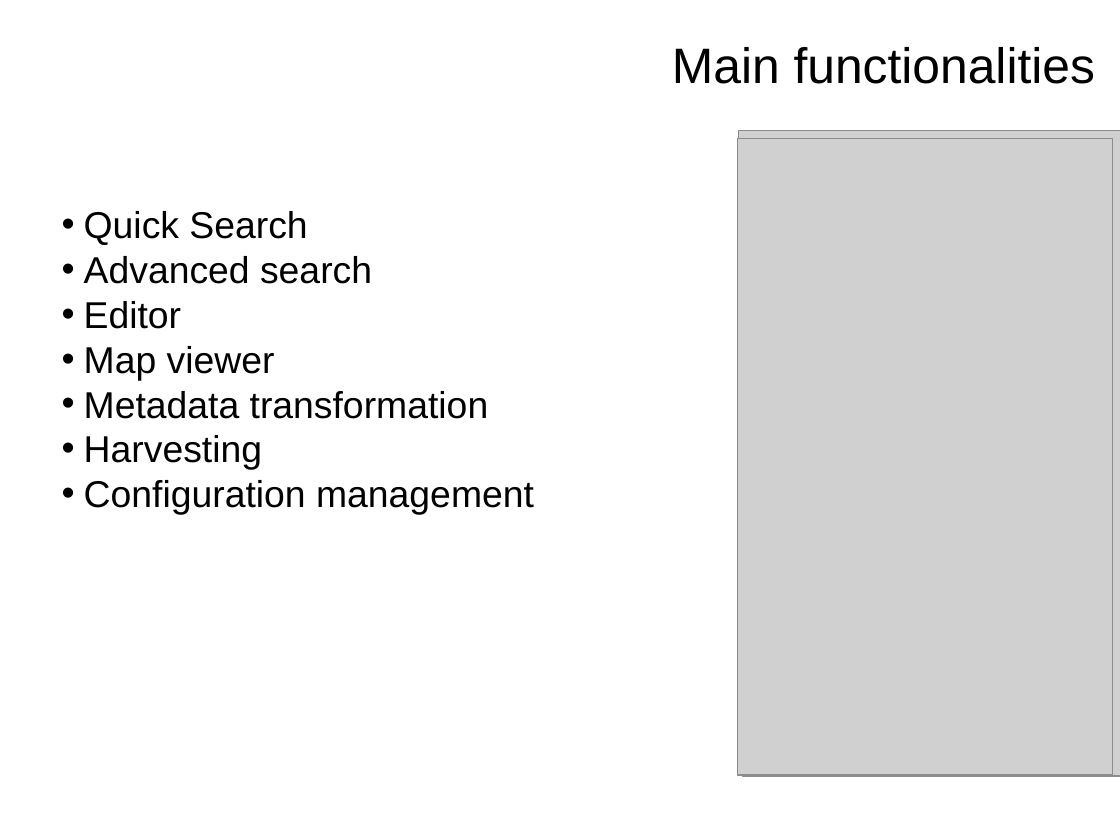
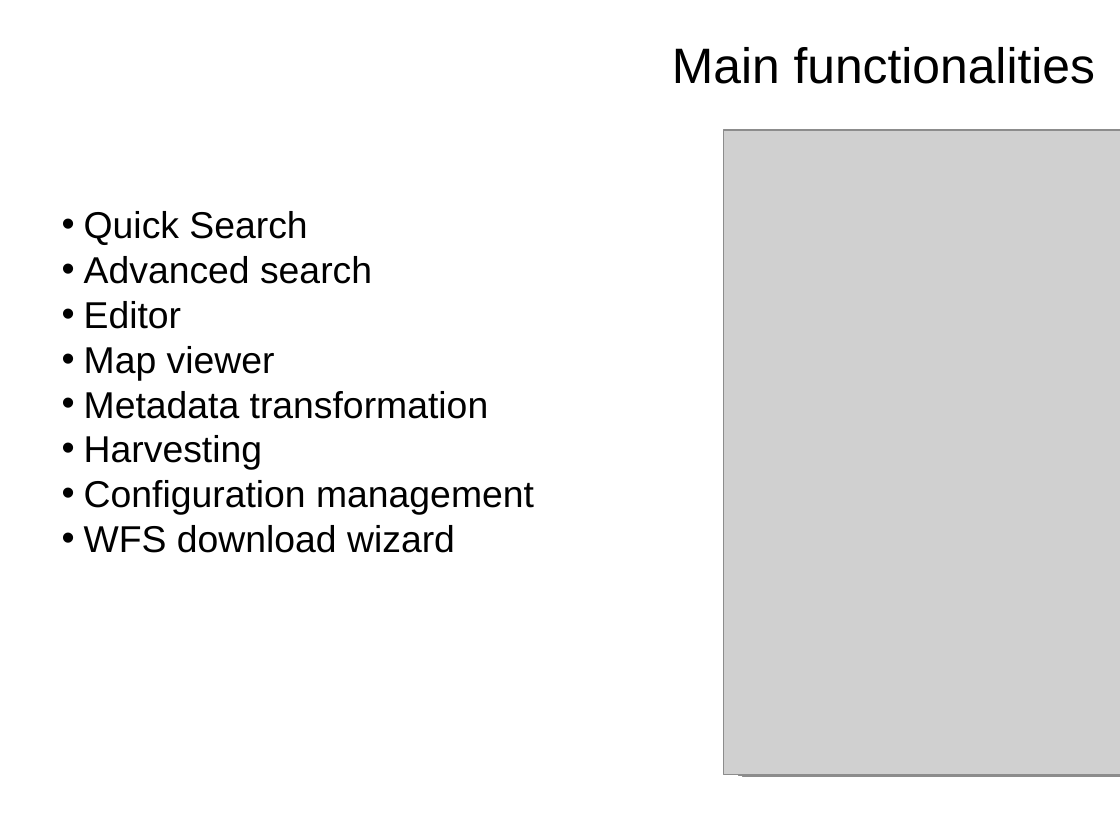
Before and after one commit to pvgenuchten/pvgenuchten.github.io, a slide deck: slide 5 of presentations/2017/inspire/ngr-inspire-2017.pptx. Drawn at 1120x840 pixels with LibreOffice and Linux fonts; fonts in the diff are those of the drawing; grey boxes stand for pictures; background and template pictures are left out. Boxes give left, top, right and bottom in pixels: in the first picture for what was removed or moved away, otherwise in the second. Text is boxed around its words. In the diff, an @@ line names an element or a change of style, - is before the commit and + after.

Commit message:
new version with download wizard

```diff
--- a/presentations/2017/inspire/ngr-inspire-2017.pptx
+++ b/presentations/2017/inspire/ngr-inspire-2017.pptx
@@ picture: place and size @@
-picture at (737,139,1112,775)
+picture at (724,130,1120,775)
@@ text at (84,525,455,553): paragraph added @@
+• WFS download wizard
```
Also in this commit, not shown: 4 other slides changed.
